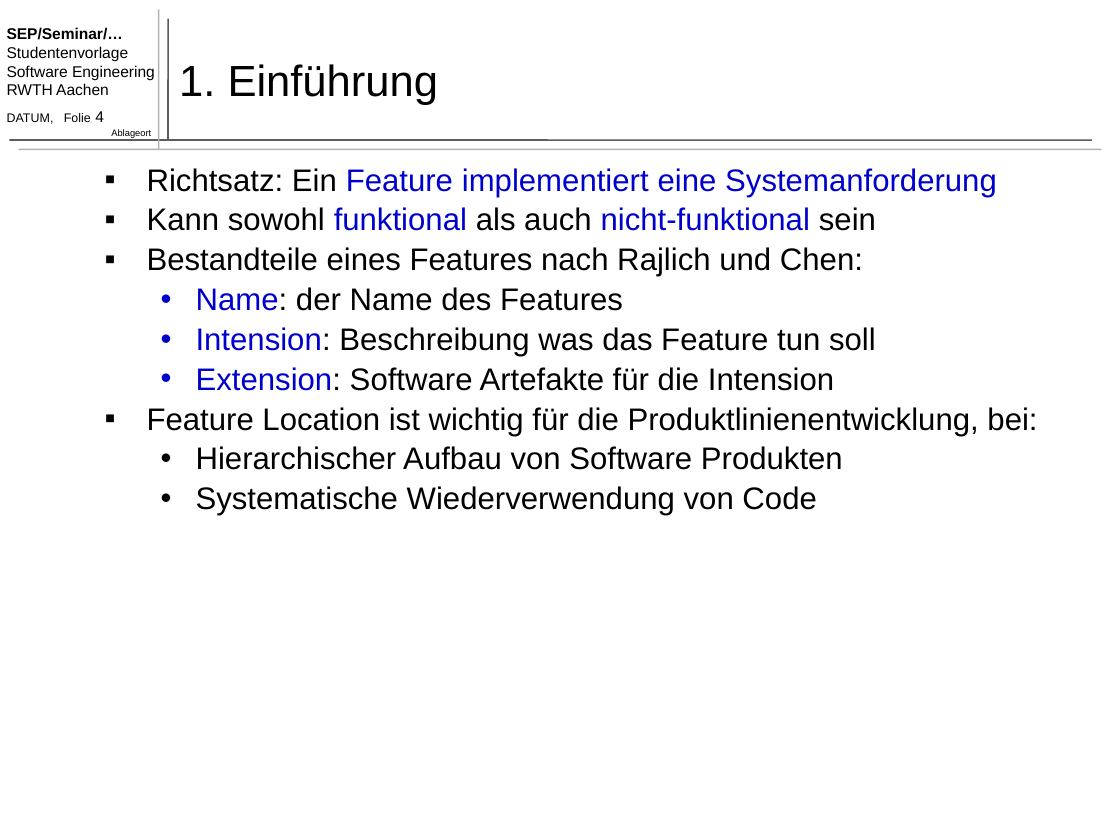
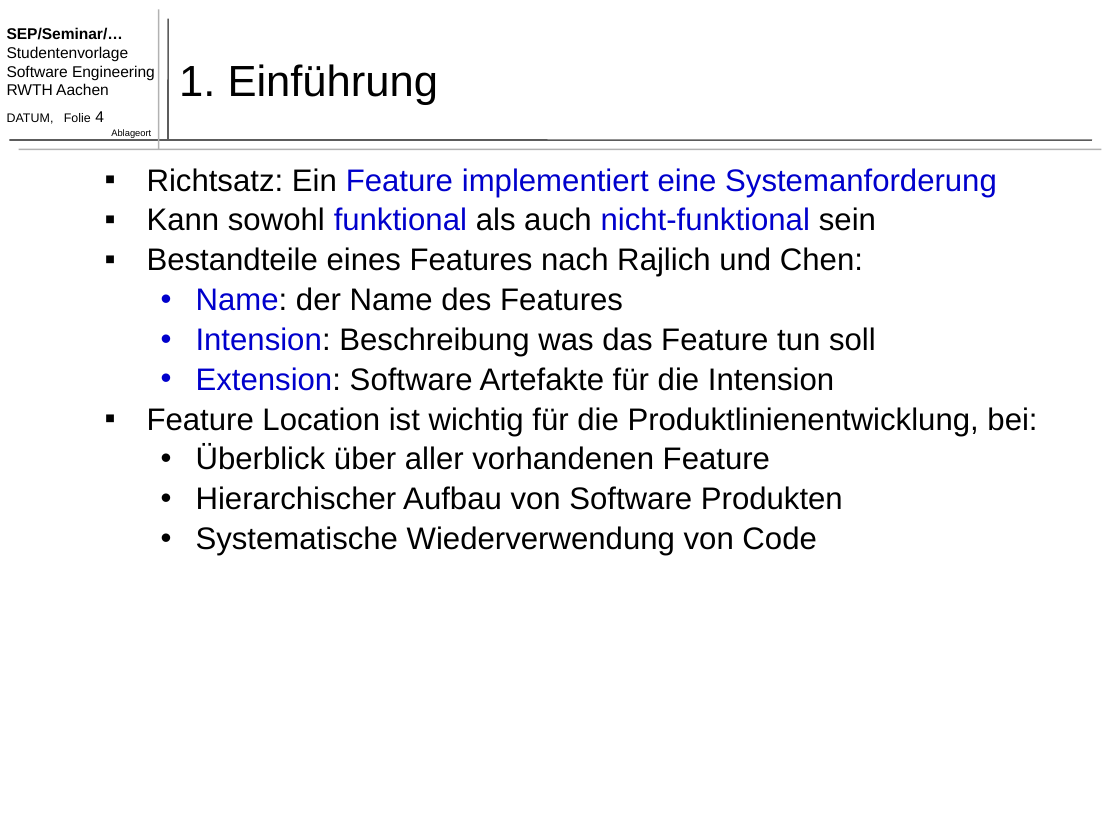
Before and after one commit to TimoBergerbusch/feature-location-techniques, a slide deck: slide 4 of Feature Location Techniques - Präsentation.pptx. Drawn at 1120x840 pixels with LibreOffice and Linux fonts; fonts in the diff are those of the drawing. Boxes give left, top, right and bottom in pixels: in the first picture for what was removed or moved away, otherwise in the second. Text is boxed around its words. In the diff, an @@ line names an element or a change of style, - is before the commit and + after.

```diff
--- a/Feature Location Techniques - Präsentation.pptx
+++ b/Feature Location Techniques - Präsentation.pptx
@@ text at box(196, 445, 770, 470): paragraph added @@
+  • Überblick über aller vorhandenen Feature
```
Also in this commit, not shown: 13 other slides changed.
